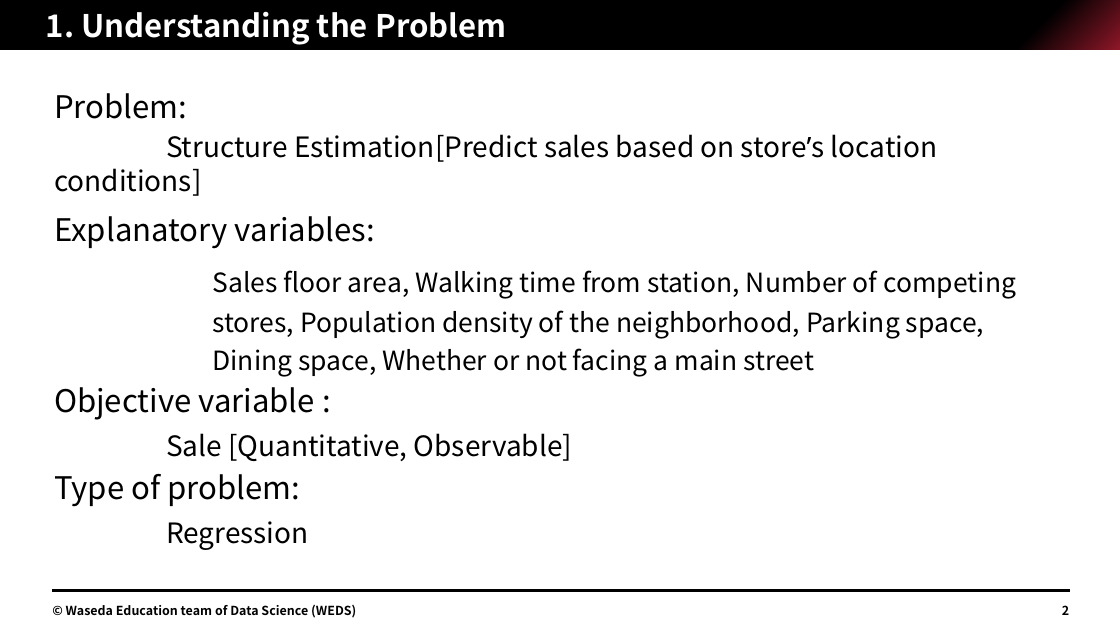
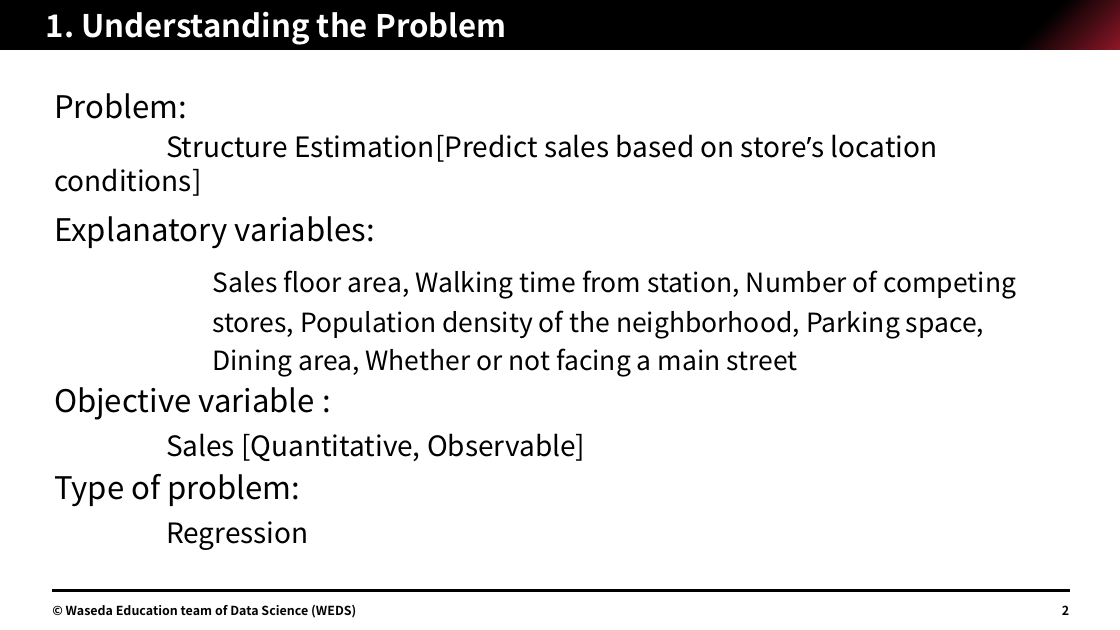
Before and after one commit to Jimin-Park0901/Data-Science, a slide deck: slide 2 of Store_Sale/assignment/1W22CF16.pptx. Drawn at 1120x630 pixels with LibreOffice and Linux fonts; fonts in the diff are those of the drawing. Boxes give left, top, right and bottom in pixels: in the first picture for what was removed or moved away, otherwise in the second. Text is boxed around its words. In the diff, an @@ line names an element or a change of style, - is before the commit and + after.

```diff
--- a/Store_Sale/assignment/1W22CF16.pptx
+++ b/Store_Sale/assignment/1W22CF16.pptx
@@ text at box(212, 270, 1016, 376): text changed @@
-Sales floor area, Walking time from station, Number of competing stores, Population density of the neighborhood, Parking space, Dining space, Whether or not facing a main street
+Sales floor area, Walking time from station, Number of competing stores, Population density of the neighborhood, Parking space, Dining area, Whether or not facing a main street
@@ text at box(166, 433, 585, 461): text changed @@
-Sale [Quantitative, Observable]
+Sales [Quantitative, Observable]
```
Also in this commit, not shown: 10 other slides changed, 5 other files.
